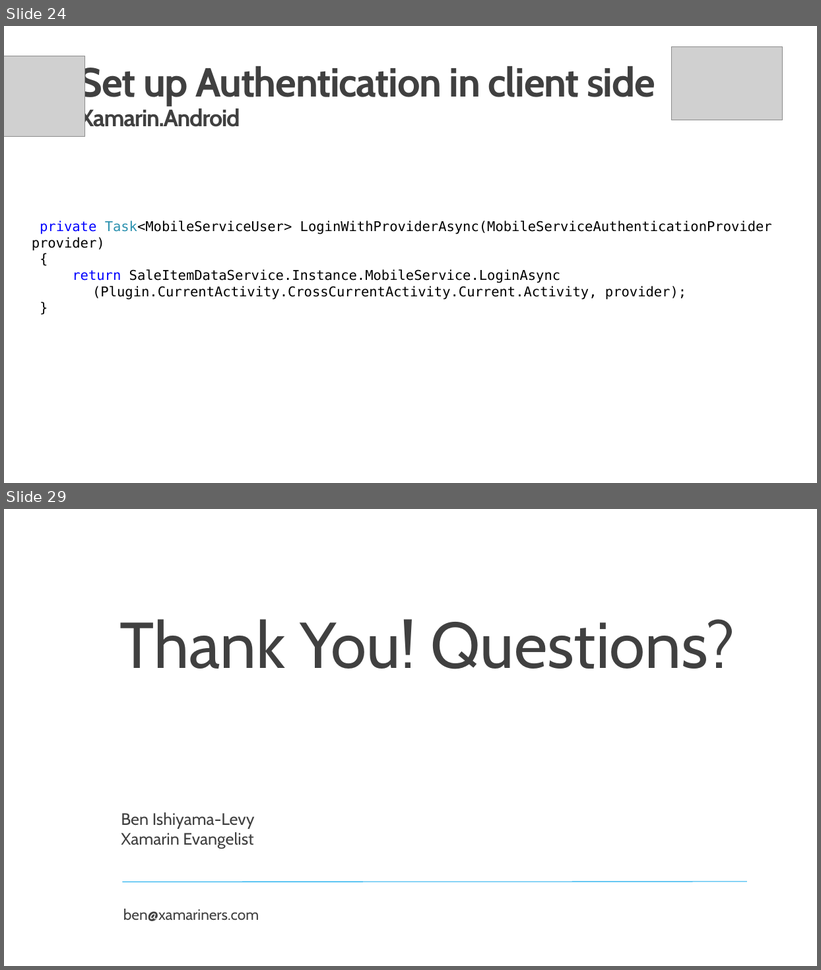
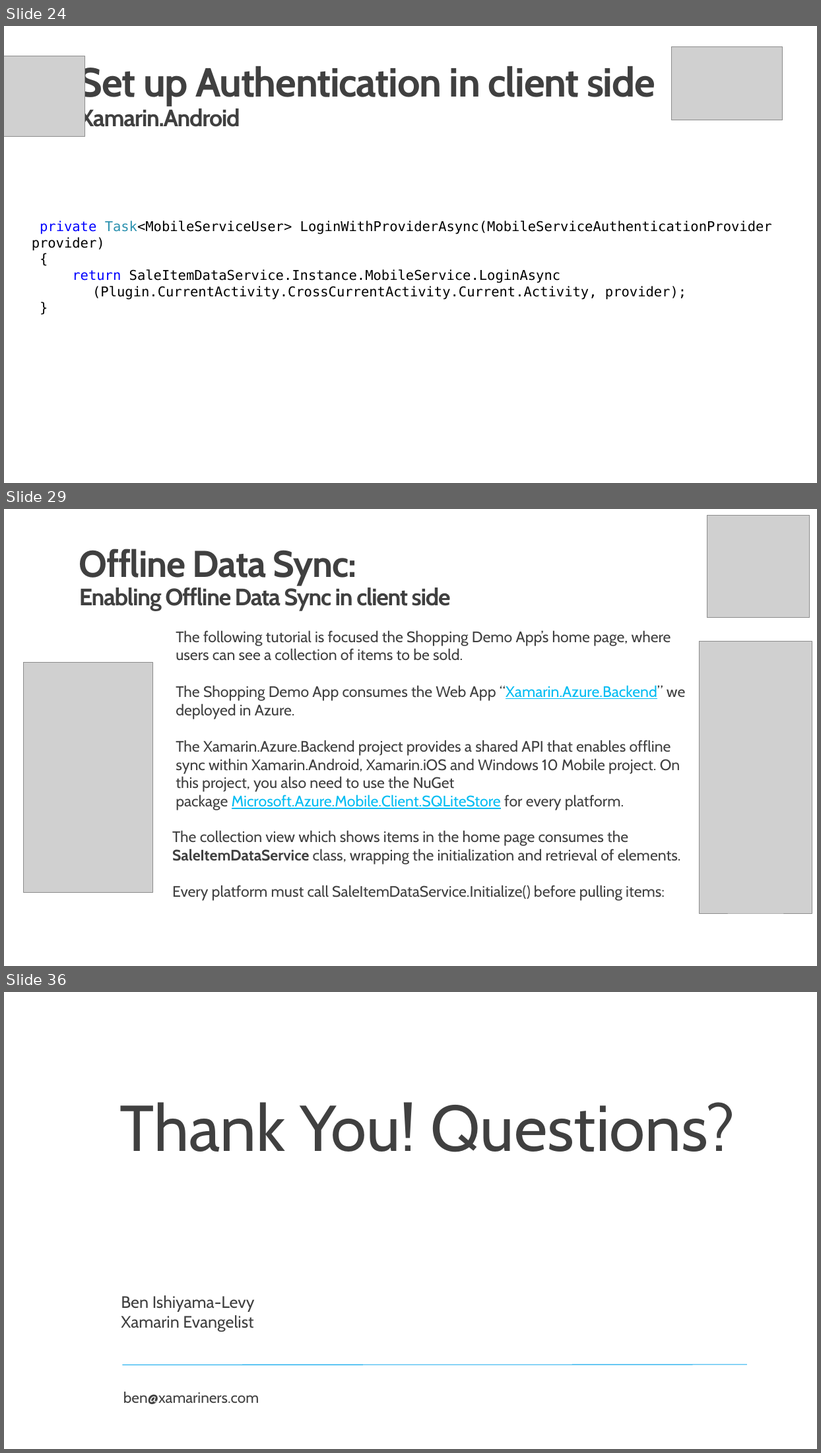
Before and after one commit to InnovativeTechies/XamarinAzure_ShoppingDemoApp, a slide deck: media/Xamarin+Azure.pptx. Shown one above the other, each under a label of ours: slides 24 and 29 before the commit, slides 24, 29 and 36 after it; the slides between them are not shown. The pictures are 821x970 and 821x1453 pixels, drawn with LibreOffice and Linux fonts; fonts in the diff are those of the drawing; grey boxes stand for pictures; background and template pictures are left out. Boxes give left, top, right and bottom in pixels: in the first picture for what was removed or moved away, otherwise in the second. Text is boxed around its words. In the diff, an @@ line names an element or a change of style, - is before the commit and + after.

```diff
--- a/media/Xamarin+Azure.pptx
+++ b/media/Xamarin+Azure.pptx
@@ slide 29 added at bbox=[4, 509, 817, 966], background picture (left out) @@
@@ picture added at bbox=[708, 515, 809, 617] @@
@@ text added at bbox=[79, 549, 451, 611], 28 pt, text #404040, bold @@
+Offline Data Sync:
+Enabling Offline Data Sync in client side
@@ text added at bbox=[176, 630, 685, 811], 18 pt, text #404040 @@
+The following tutorial is focused the Shopping Demo App’s home page, where users can see a collection of items to be sold.
+The Shopping Demo App consumes the Web App “Xamarin.Azure.Backend” we deployed in Azure.
+The Xamarin.Azure.Backend project provides a shared API that enables offline sync within Xamarin.Android, Xamarin.iOS and Windows 10 Mobile project. On this project, you also need to use the NuGet package Microsoft.Azure.Mobile.Client.SQLiteStore for every platform.
@@ picture added at bbox=[700, 642, 812, 914] @@
@@ picture added at bbox=[24, 662, 153, 892] @@
@@ text added at bbox=[172, 830, 681, 901], 18 pt, text #404040 @@
+The collection view which shows items in the home page consumes the SaleItemDataService class, wrapping the initialization and retrieval of elements.
+Every platform must call SaleItemDataService.Initialize() before pulling items:
@@ what was slide 29 is now slide 36 @@
```
Also in this commit, not shown: 5 slides changed, 7 other slides added, 1 slide removed.
